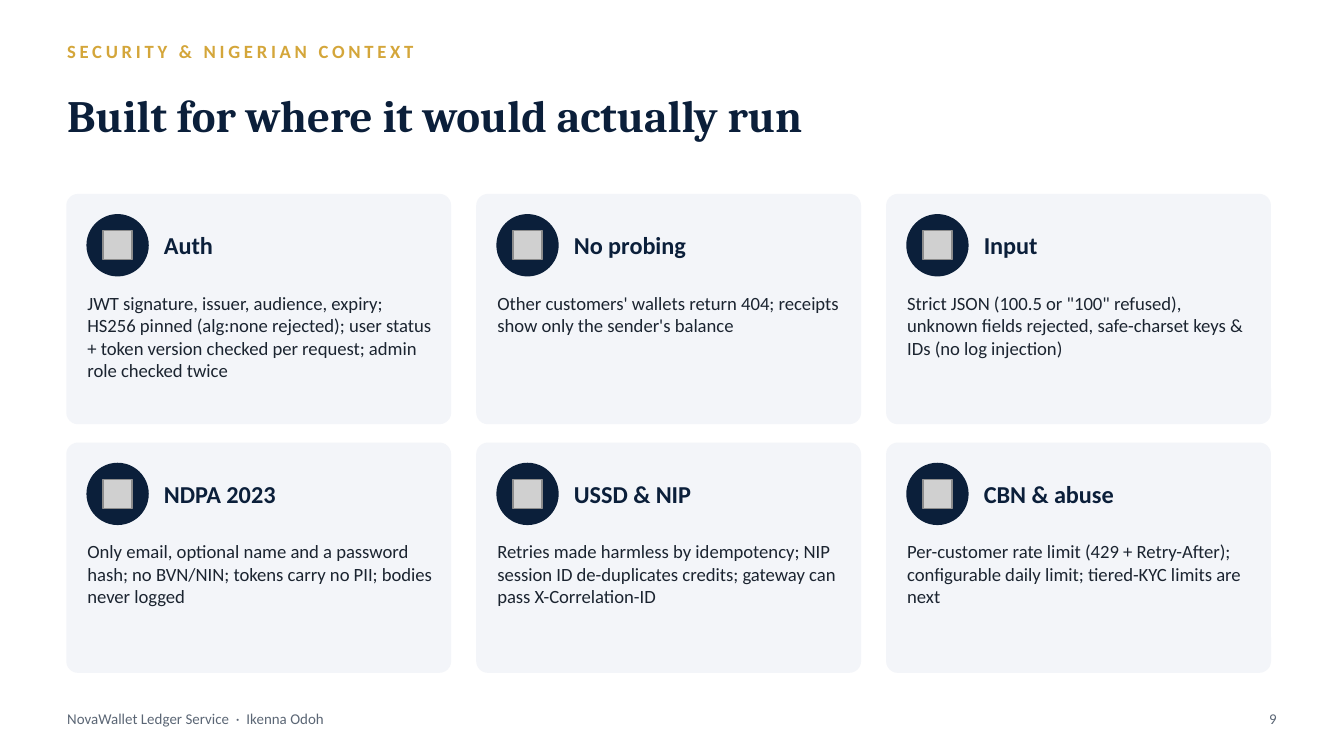
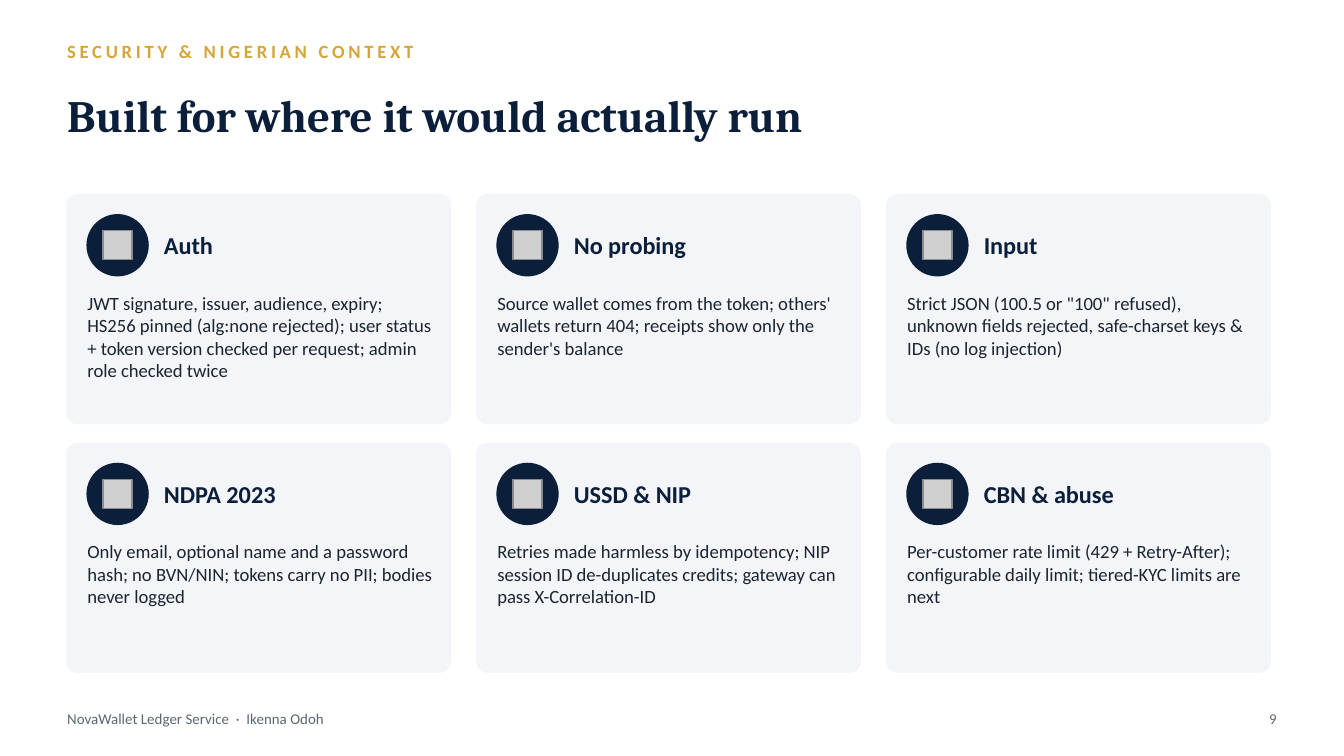
Before and after one commit to ikenna042/novawallet, a slide deck: slide 9 of docs/Ikenna_Odoh_NovaWallet_Case_Study.pptx. Drawn at 1344x756 pixels with LibreOffice and Linux fonts; fonts in the diff are those of the drawing; grey boxes stand for pictures. Boxes give left, top, right and bottom in pixels: in the first picture for what was removed or moved away, otherwise in the second. Text is boxed around its words. In the diff, an @@ line names an element or a change of style, - is before the commit and + after.

```diff
--- a/docs/Ikenna_Odoh_NovaWallet_Case_Study.pptx
+++ b/docs/Ikenna_Odoh_NovaWallet_Case_Study.pptx
@@ text at (497,297,831,355): text changed @@
-Other customers' wallets return 404; receipts show only the sender's balance
+Source wallet comes from the token; others' wallets return 404; receipts show only the sender's balance
```
Also in this commit, not shown: 2 other slides changed, 18 other files.
